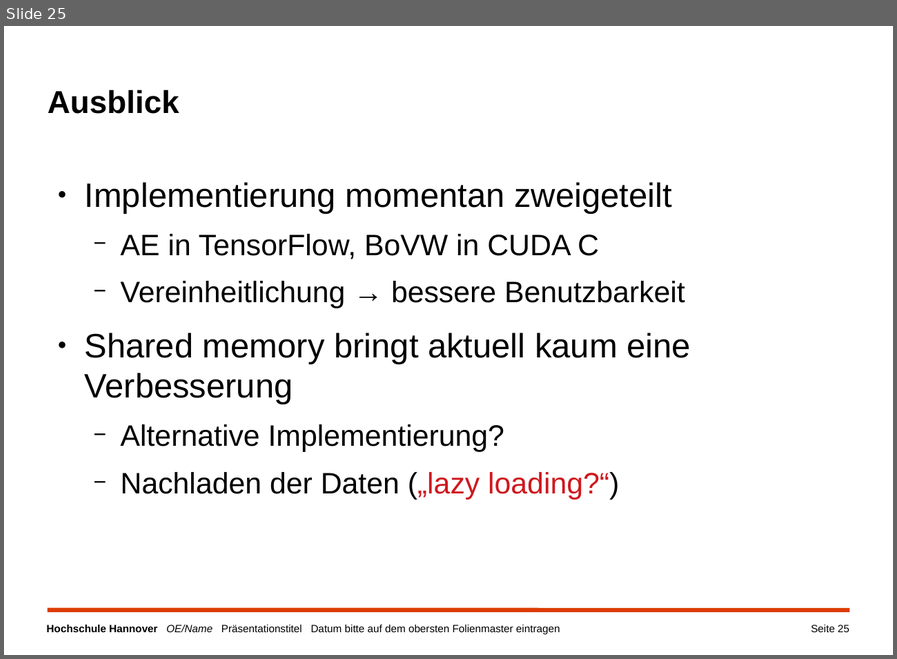
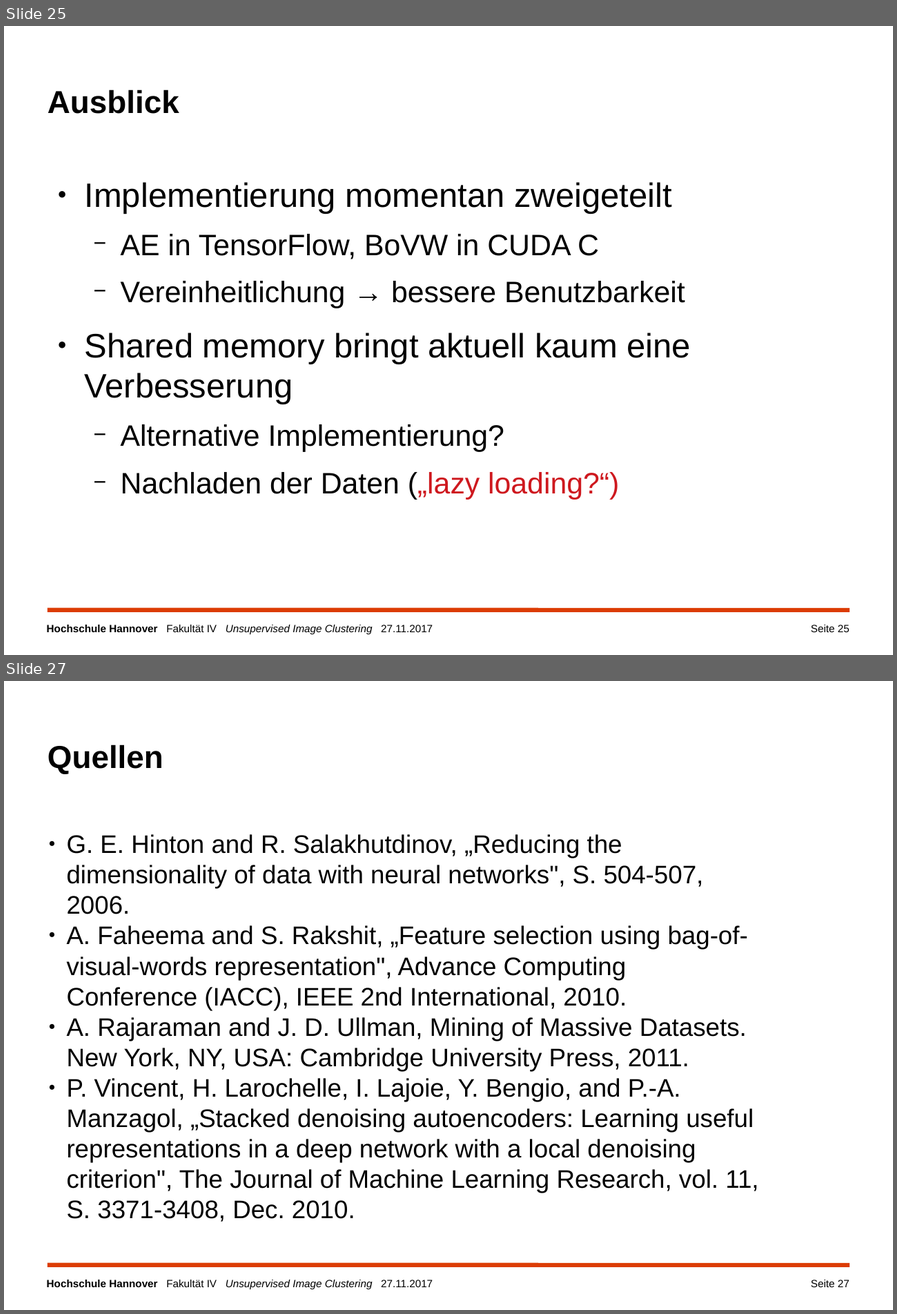
Before and after one commit to a-cl/ma-thesis, a slide deck: kolloquim.pptx. Shown one above the other, each under a label of ours: slide 25 before the commit, slides 25 and 27 after it; the slides between them are not shown. The pictures are 897x659 and 897x1314 pixels, drawn with LibreOffice and Linux fonts; fonts in the diff are those of the drawing; background and template pictures are left out. Boxes give left, top, right and bottom in pixels: in the first picture for what was removed or moved away, otherwise in the second. Text is boxed around its words. In the diff, an @@ line names an element or a change of style, - is before the commit and + after.

Commit message:
Quellen hinzugefügt, Folien überarbeitet.

```diff
--- a/kolloquim.pptx
+++ b/kolloquim.pptx
@@ slide 27 added at [4, 681, 893, 1310], background #FFFFFF; not listed: 2 template elements that a slide beside it also shows @@
@@ text added at [47, 744, 163, 774], 30 pt, text #000000, bold @@
+Quellen
@@ text added at [67, 834, 758, 1192], 24 pt, text #000000 @@
+● G. E. Hinton and R. Salakhutdinov, „Reducing the dimensionality of data with neural networks", S. 504-507, 2006.
+● A. Faheema and S. Rakshit, „Feature selection using bag-of-visual-words representation", Advance Computing Conference (IACC), IEEE 2nd International, 2010.
+● A. Rajaraman and J. D. Ullman, Mining of Massive Datasets. New York, NY, USA: Cambridge University Press, 2011.
+● P. Vincent, H. Larochelle, I. Lajoie, Y. Bengio, and P.-A. Manzagol, „Stacked denoising autoencoders: Learning useful representations in a deep network with a local denoising criterion", The Journal of Machine Learning Research, vol. 11, S. 3371-3408, Dec. 2010.
@@ page number added at [811, 1279, 849, 1287], 10 pt, text #000000 @@
+Seite 27
@@ slide 25 changed as well @@
@@ text at [121, 472, 619, 499]: text colour #000000 to #CE181E in "loading?“)" @@
@@ text at [47, 624, 432, 635]: text changed @@
-Hochschule Hannover OE/Name Präsentationstitel Datum bitte auf dem obersten Folienmaster eintragen
+Hochschule Hannover Fakultät IV Unsupervised Image Clustering 27.11.2017
```
Also in this commit, not shown: 21 other slides changed, 3 other slides added, 3 slides removed.
